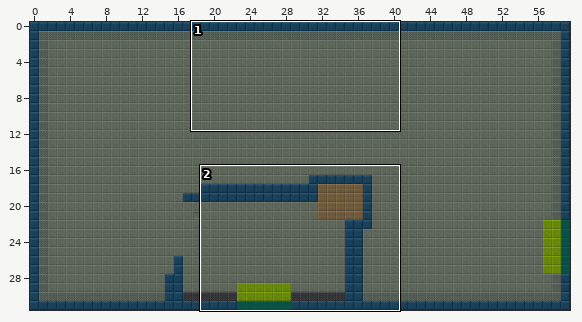
A Tiled map (JSON) gets an edit: public/maps/campaign_01_room_003.json. Above: a wide view before the commit, with the close-up outlined.
Close-up. Before the commit:
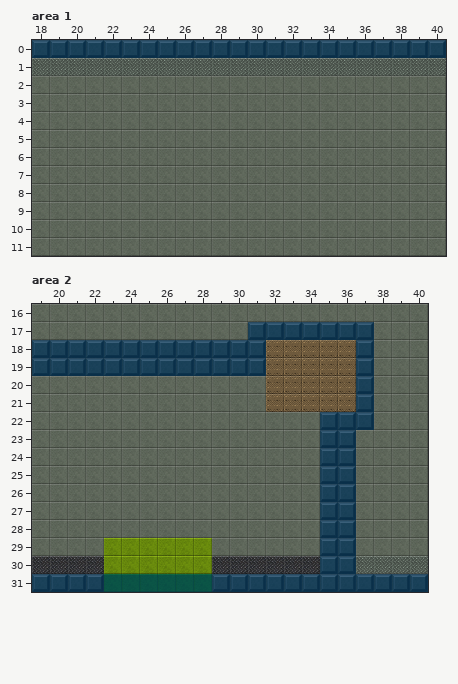
Cells are 32x32 px. Shown: area 1 x 18..40, y 0..11; area 2 x 19..40, y 16..31. The commit also changed other parts of the map, which this record leaves out.
After:
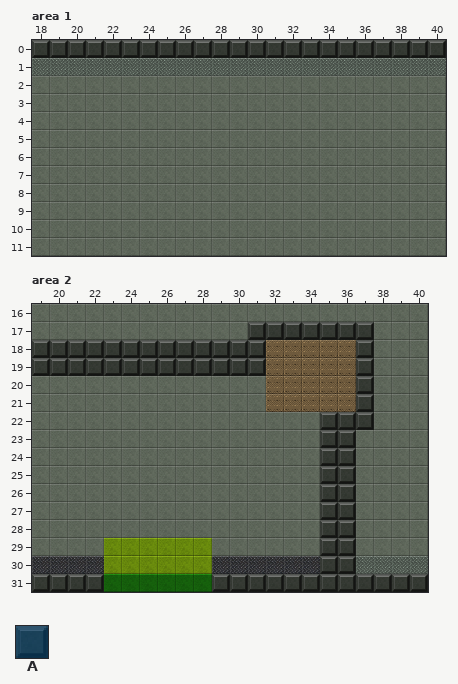
Key: from "collision_tiles": A 0.
_ is an empty cell.
See-through tiles are keyed as they look on the map.
What changed:
Layer "collision" (now hidden), area 1:
y 0: x 18..40 AAAAAAAAAAAAAAAAAAAAAAA -> _______________________
Layer "collision" (now hidden), area 2:
y 17: x 31..37 AAAAAAA -> _______
y 18..19: x 19..31 AAAAAAAAAAAAA -> _____________; x 37 A -> _
y 20..21: x 37 A -> _
y 22: x 35..37 AAA -> ___
y 23..30: x 35..36 AA -> __
y 31: x 19..40 AAAAAAAAAAAAAAAAAAAAAA -> ______________________
Where, in picture pixels (left, top, right, bottom), the same in both close-ups:
removed: (32, 40, 446, 58)
removed: (32, 322, 428, 592)
